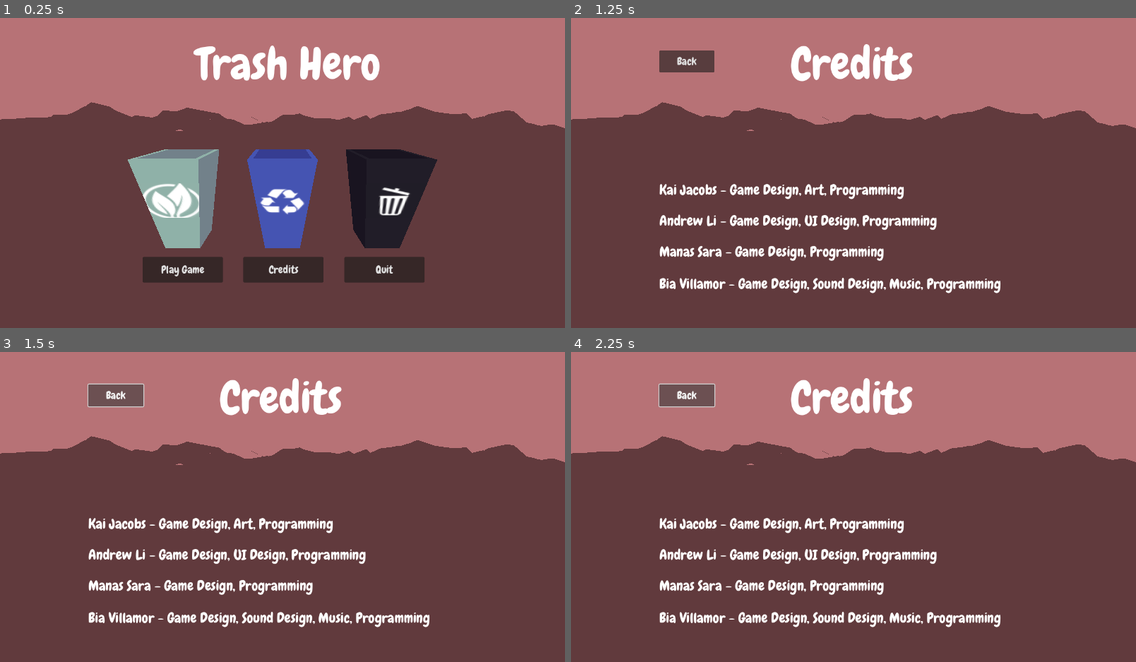
Above: before the commit, frames 1-4 (two rows, left to right).
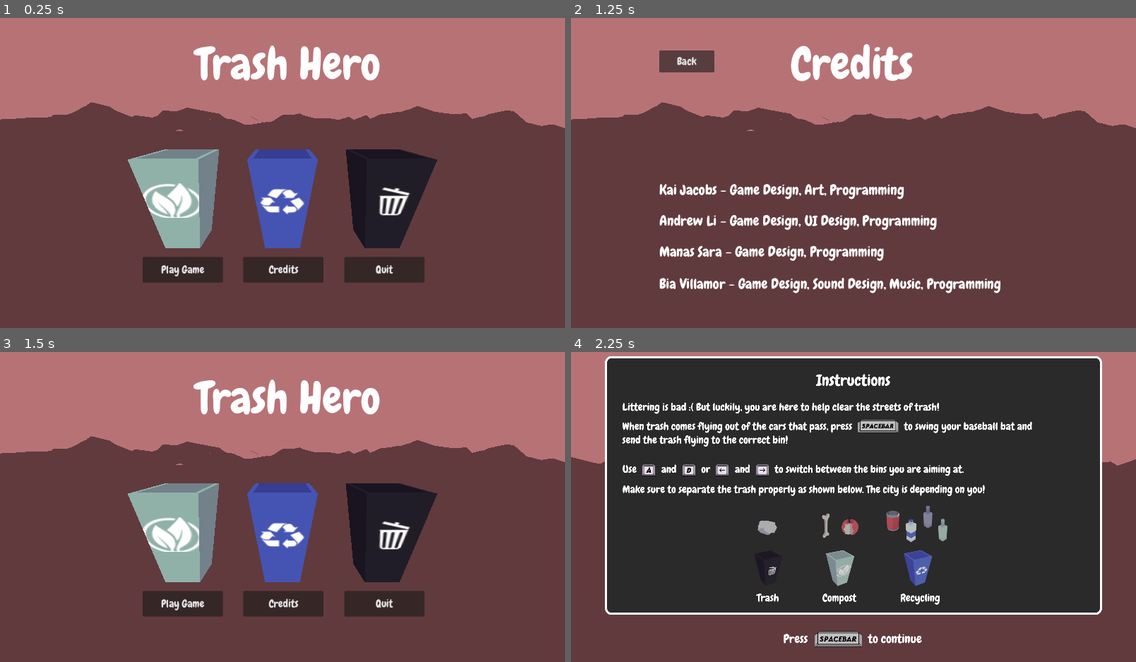
Above: after the commit, the same moments.

Repository: Manas701/SVCGameJam
Game: Godot game, scene res://scenes/main menu.tscn
The game is run twice, just before and just after one commit, with the same random seed, the same clock (stepped at 60 frames per second) and the same inputs. Sound files missing from this copy of the repository are replaced by a short silence.
Inputs:
- Up to frame 1 (0.25 s): no input
- Up to frame 2 (1.25 s): click "Credits" at 0.5 s
- Up to frame 3 (1.5 s): click "Back" at 1.25 s
- Up to frame 4 (2.25 s): click "Back" (after the commit: "Play Game") at 2 s

Frames 1-2 are identical in both runs. In frame 3, 19% of the frame differs, in the area x 15-78%, y 8-89%; in frame 4, 75%, in the area x 0-100%, y 1-96%.

Commit message:
Update backButton.gd
fixed button

Diff:
--- a/assets/scripts/backButton.gd
+++ b/assets/scripts/backButton.gd
@@ -2,4 +2,4 @@
 
 
 func _on_pressed():
-	get_tree().change_scene_to_file("res://scenes/opening.tscn")
+	get_tree().change_scene_to_file("res://scenes/main menu.tscn")
